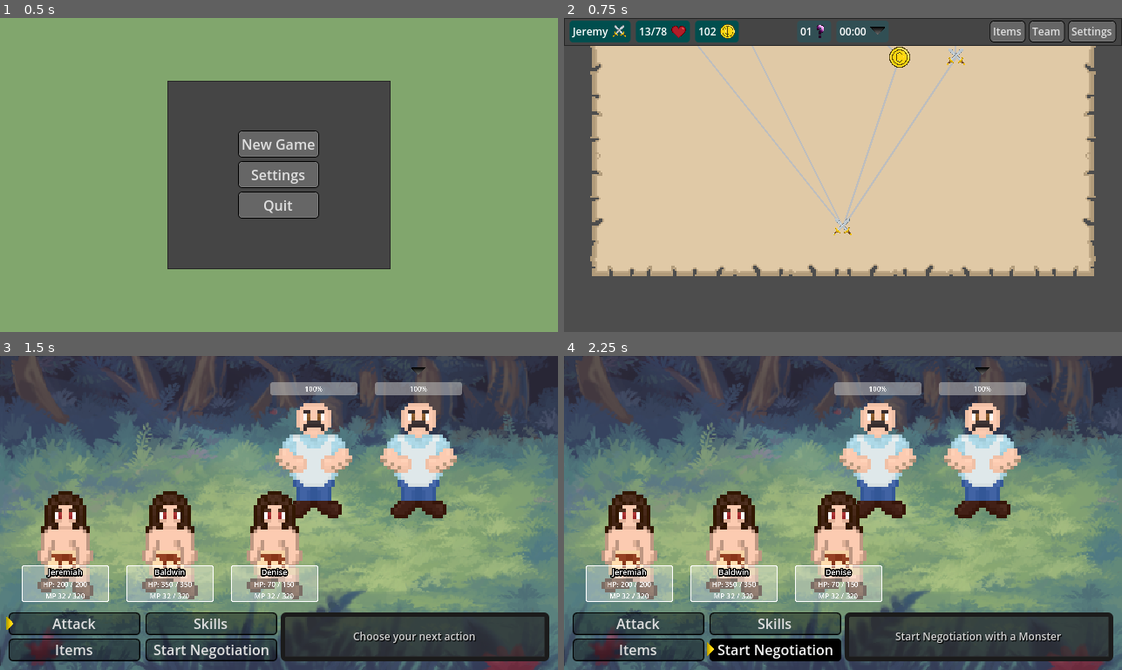
Above: before the commit, frames 1-4 (two rows, left to right).
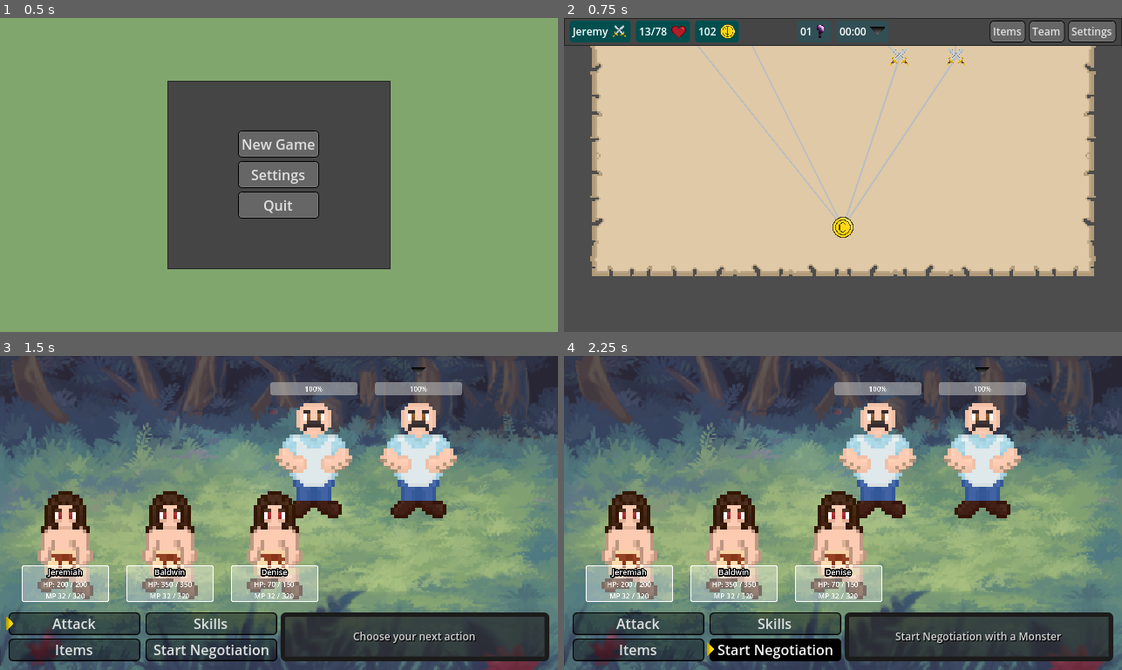
Above: after the commit, the same moments.

Repository: Willi-bot/GameProject
Game: Godot game, scene res://scenes/main_menu/main_menu.tscn
Same seed, same stepped clock (60 frames per second), same inputs: the game is played once before the commit and once after it.
Inputs (mouse positions are in pixels of both pictures, inside the frame that each line leads up to):
- Up to frame 1 (0.5 s): no input
- Up to frame 2 (0.75 s): click "New Game" at 0.5 s
- Up to frame 3 (1.5 s): click (390, 393) at 1.27 s
- Up to frame 4 (2.25 s): click "Start Negotiation" at 2 s

Frame 1 is identical in both runs. In frame 2, 0.4% of the frame differs, in the area x 48-63%, y 9-70%; in frame 3, less than 0.1%; in frame 4, less than 0.1%.

Commit message:
add logic for dynamically assigning events to buttons, add global pause logic

Diff:
--- /dev/null
+++ b/gameproject/MenuLayer.tscn
@@ -0,0 +1,3 @@
+[gd_scene format=3 uid="uid://ldabpsjuvryv"]
+
+[node name="MenuLayer" type="Node"]
--- a/gameproject/project.godot
+++ b/gameproject/project.godot
@@ -19,6 +19,7 @@
 
 GlobalState="*res://GlobalState.gd"
 LoadSettings="*res://LoadSettings.gd"
+GlobalPause="*res://scenes/global_pause_menu/global_pause.tscn"
 
 [display]
 
--- /dev/null
+++ b/gameproject/scenes/global_pause_menu/global_pause.gd
@@ -0,0 +1,24 @@
+extends CanvasLayer
+
+@onready var pauseMenu: Control = $PauseMenu
+# Called when the node enters the scene tree for the first time.
+
+func changeState():
+	if get_tree().paused:
+		resume()
+		return
+	pause()
+
+func resume():
+	print("Resuming the game")
+	get_tree().paused = false
+	pauseMenu.resume()
+
+func pause():
+	print("Pausing the game")
+	get_tree().paused = true
+	pauseMenu.pause()
+
+func _process(delta: float):
+	if Input.is_action_just_pressed("Escape") and get_tree().current_scene.name != "Overworld" and get_tree().current_scene.name != "MainMenu":
+		changeState()
--- /dev/null
+++ b/gameproject/scenes/global_pause_menu/global_pause.tscn
@@ -0,0 +1,10 @@
+[gd_scene load_steps=3 format=3 uid="uid://clevjs8sqe0b3"]
+
+[ext_resource type="Script" path="res://scenes/global_pause_menu/global_pause.gd" id="1_hpx8r"]
+[ext_resource type="PackedScene" uid="uid://bsy40uqn1b4gh" path="res://scenes/overworld/pause/pause_menu.tscn" id="1_q61iq"]
+
+[node name="GlobalPause" type="CanvasLayer"]
+process_mode = 3
+script = ExtResource("1_hpx8r")
+
+[node name="PauseMenu" parent="." instance=ExtResource("1_q61iq")]
--- a/gameproject/scenes/overworld/Event.gd
+++ b/gameproject/scenes/overworld/Event.gd
@@ -1,39 +1,36 @@
 extends Node2D
 
-@onready var button : TextureButton = $Button
+@onready var button: TextureButton = $Button
 
-var color = Color.GRAY
-var width = 2
-var useAntialiasing = false
+var color: Color = Color.GRAY
+var width: int = 2
+var use_antialiasing: bool = false
 
-var children: Array = []
+var children: Array[Node2D] = []
+
+var button_texture: Texture
+var target_scene: String = "res://scenes/"
 
 func _ready() -> void:
-	var textures = [
-		preload("res://imgs/overworld_icons/coin.png"),
-		preload("res://imgs/overworld_icons/battle_icon.png"),
-		preload("res://imgs/overworld_icons/question_mark_icon.png")
-	]
+	button.texture_normal = button_texture
 
-	var random_index = randi() % textures.size()  # Get a random index between 0 and 2
-	button.texture_normal = textures[random_index]  # Assign the selected texture to the button
+func set_event_type(event_name: String, texture: Texture) -> void:
+	button_texture = texture
+	target_scene += "%s/%s.tscn" % [event_name, event_name]
 
 
-func add_child_event(child):
-	if !children.has(child):
+func add_child_event(child: Node2D) -> void:
+	if not children.has(child):
 		children.append(child)
 		queue_redraw()
 
-func _draw():
-
+func _draw() -> void:
 	for child in children:
 		var line = child.position - position
-
 		var normal = line.normalized()
 		line -= normal
-
-		draw_line(normal, line, Color.GRAY, width, useAntialiasing)
-
+		draw_line(normal, line, color, width, use_antialiasing)
 
 func _on_button_pressed() -> void:
-	get_tree().change_scene_to_file("res://scenes/battle/battle.tscn")
+	print("Button pressed: ", target_scene)
+	get_tree().change_scene_to_file(target_scene)
--- a/gameproject/scenes/overworld/overworld.gd
+++ b/gameproject/scenes/overworld/overworld.gd
@@ -5,6 +5,15 @@
 
 var events = {}
 var event_scene = preload("res://scenes/overworld/Event.tscn")
+
+var textures = {
+	"shop": preload("res://imgs/overworld_icons/coin.png"),
+	"battle": preload("res://imgs/overworld_icons/battle_icon.png"),
+	"suprise": preload("res://imgs/overworld_icons/question_mark_icon.png"),
+	"recovery": preload("res://imgs/overworld_icons/heart_icon.png")
+}
+
+var texture_keys = textures.keys()
 
 var map_root_position = Vector2(0, 0)
 
@@ -17,9 +26,8 @@
 const node_count = plane_height * plane_width / 9
 const path_count = 6
 
-# Called when the node enters the scene tree for the first time.
+
 func _ready() -> void:
-
 	var generator = preload("res://scenes/overworld/MapGenerator.gd").new()
 	var map_data = generator.generate(plane_width, plane_height, node_count, path_count)
 	var nodes = map_data[0]
@@ -34,6 +42,9 @@
 		var point = nodes[k]
 		var event = event_scene.instantiate()
 
+		var event_name = texture_keys[randi() % texture_keys.size()]
+
+		event.set_event_type(event_name, textures[event_name])
 
 		event.position = point * map_scale + map_root_position
 
--- a/gameproject/scenes/overworld/pause/pause_menu.gd
+++ b/gameproject/scenes/overworld/pause/pause_menu.gd
@@ -15,7 +15,6 @@
 func pause():
 	self.visible = true
 	get_tree().paused = true
-
 
 	animation.play("blur")
 
--- /dev/null
+++ b/gameproject/scenes/recovery/recovery.tscn
@@ -0,0 +1,36 @@
+[gd_scene load_steps=2 format=3 uid="uid://wydmypo1du6y"]
+
+[sub_resource type="StyleBoxFlat" id="StyleBoxFlat_sngm8"]
+bg_color = Color(0.717647, 0.0901961, 0.164706, 1)
+
+[node name="Recovery" type="Control"]
+layout_mode = 3
+anchors_preset = 15
+anchor_right = 1.0
+anchor_bottom = 1.0
+grow_horizontal = 2
+grow_vertical = 2
+
+[node name="ShopBackground" type="Panel" parent="."]
+layout_mode = 1
+anchors_preset = 15
+anchor_right = 1.0
+anchor_bottom = 1.0
+grow_horizontal = 2
+grow_vertical = 2
+theme_override_styles/panel = SubResource("StyleBoxFlat_sngm8")
+
+[node name="Label" type="Label" parent="ShopBackground"]
+layout_mode = 1
+anchors_preset = 8
+anchor_left = 0.5
+anchor_top = 0.5
+anchor_right = 0.5
+anchor_bottom = 0.5
+offset_left = -67.0
+offset_top = -11.5
+offset_right = 67.0
+offset_bottom = 11.5
+grow_horizontal = 2
+grow_vertical = 2
+text = "This is the recovery stop :)"
--- /dev/null
+++ b/gameproject/scenes/shop/shop.tscn
@@ -0,0 +1,36 @@
+[gd_scene load_steps=2 format=3 uid="uid://bjuir0eoeho5h"]
+
+[sub_resource type="StyleBoxFlat" id="StyleBoxFlat_1qd3f"]
+bg_color = Color(0.718767, 0.583896, 0.165181, 1)
+
+[node name="Shop" type="Control"]
+layout_mode = 3
+anchors_preset = 15
+anchor_right = 1.0
+anchor_bottom = 1.0
+grow_horizontal = 2
+grow_vertical = 2
+
+[node name="ShopBackground" type="Panel" parent="."]
+layout_mode = 1
+anchors_preset = 15
+anchor_right = 1.0
+anchor_bottom = 1.0
+grow_horizontal = 2
+grow_vertical = 2
+theme_override_styles/panel = SubResource("StyleBoxFlat_1qd3f")
+
+[node name="Label" type="Label" parent="ShopBackground"]
+layout_mode = 1
+anchors_preset = 8
+anchor_left = 0.5
+anchor_top = 0.5
+anchor_right = 0.5
+anchor_bottom = 0.5
+offset_left = -67.0
+offset_top = -11.5
+offset_right = 67.0
+offset_bottom = 11.5
+grow_horizontal = 2
+grow_vertical = 2
+text = "This is the shop :)"
--- /dev/null
+++ b/gameproject/scenes/suprise/suprise.tscn
@@ -0,0 +1,36 @@
+[gd_scene load_steps=2 format=3 uid="uid://bladok1e78ewl"]
+
+[sub_resource type="StyleBoxFlat" id="StyleBoxFlat_y3r2i"]
+bg_color = Color(0.485016, 0.571248, 0.939887, 1)
+
+[node name="Suprise" type="Control"]
+layout_mode = 3
+anchors_preset = 15
+anchor_right = 1.0
+anchor_bottom = 1.0
+grow_horizontal = 2
+grow_vertical = 2
+
+[node name="ShopBackground" type="Panel" parent="."]
+layout_mode = 1
+anchors_preset = 15
+anchor_right = 1.0
+anchor_bottom = 1.0
+grow_horizontal = 2
+grow_vertical = 2
+theme_override_styles/panel = SubResource("StyleBoxFlat_y3r2i")
+
+[node name="Label" type="Label" parent="ShopBackground"]
+layout_mode = 1
+anchors_preset = 8
+anchor_left = 0.5
+anchor_top = 0.5
+anchor_right = 0.5
+anchor_bottom = 0.5
+offset_left = -67.0
+offset_top = -11.5
+offset_right = 67.0
+offset_bottom = 11.5
+grow_horizontal = 2
+grow_vertical = 2
+text = "This is the suprise room :)"
